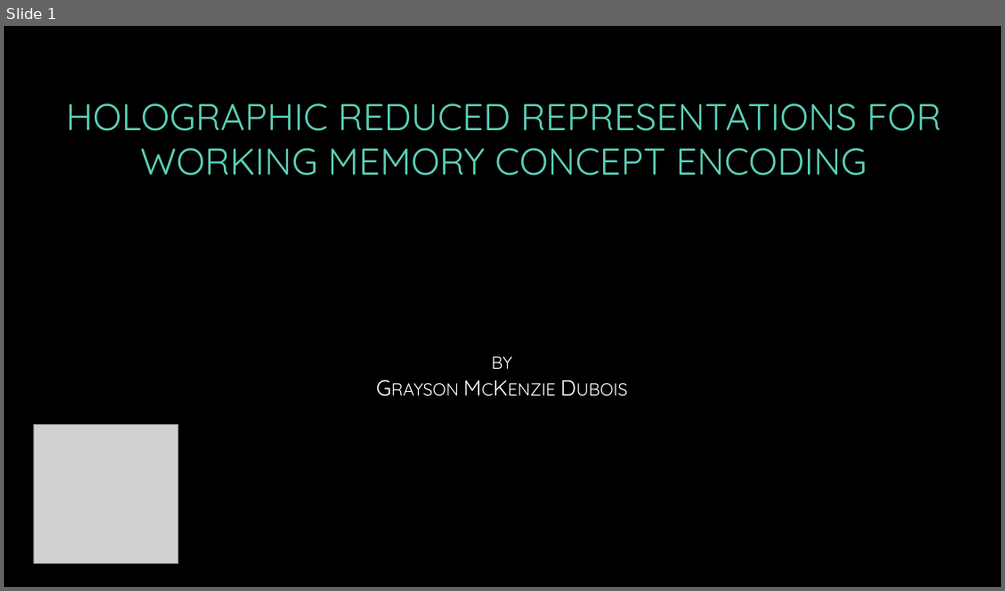
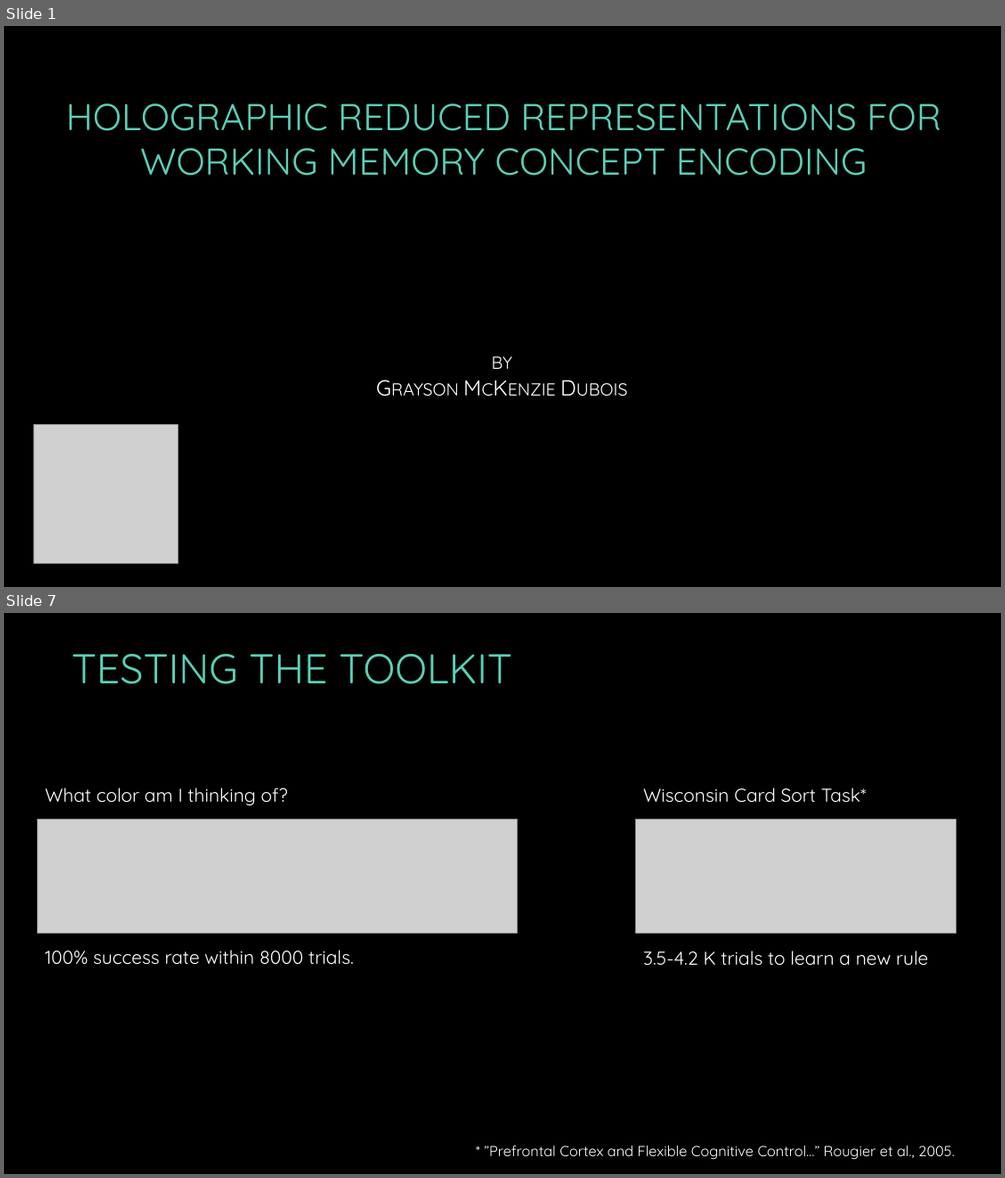
Before and after one commit to G-Dubois/Holographic-Reduced-Representations-for-Working-Memory-Concept-Encoding, a slide deck: HRRfWMCE.pptx. Shown one above the other, each under a label of ours: slide 1 before the commit, slides 1 and 7 after it; the slides between them are not shown. The pictures are 1005x591 and 1005x1178 pixels, drawn with LibreOffice and Linux fonts; fonts in the diff are those of the drawing; grey boxes stand for pictures; background and template pictures are left out. Boxes give left, top, right and bottom in pixels: in the first picture for what was removed or moved away, otherwise in the second. Text is boxed around its words. In the diff, an @@ line names an element or a change of style, - is before the commit and + after.

```diff
--- a/HRRfWMCE.pptx
+++ b/HRRfWMCE.pptx
@@ slide 7 added at (x1=4, y1=613, x2=1001, y2=1174), background picture (left out) @@
@@ title added at (x1=72, y1=654, x2=512, y2=684), 40 pt, text #5AD0B8 @@
+TESTING THE TOOLKIT
@@ text added at (x1=45, y1=787, x2=288, y2=805), 18 pt, text #FFFFFF @@
+What color am I thinking of?
@@ text added at (x1=643, y1=787, x2=866, y2=803), 18 pt, text #FFFFFF @@
+Wisconsin Card Sort Task*
@@ picture added at (x1=38, y1=819, x2=518, y2=933) @@
@@ picture added at (x1=636, y1=819, x2=956, y2=933) @@
@@ text added at (x1=45, y1=949, x2=354, y2=965), 18 pt, text #FFFFFF @@
+100% success rate within 8000 trials.
@@ text added at (x1=643, y1=950, x2=928, y2=965), 18 pt, text #FFFFFF @@
+3.5-4.2 K trials to learn a new rule
@@ text added at (x1=484, y1=1145, x2=955, y2=1159), 14 pt, text #FFFFFF @@
+* ”Prefrontal Cortex and Flexible Cognitive Control…” Rougier et al., 2005.
```
Also in this commit, not shown: 4 slides changed, 2 other slides added, 2 slides removed, 1 other file.
